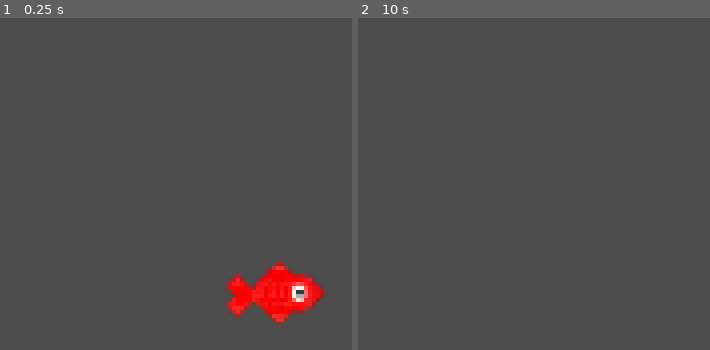
Above: before the commit, frames 1-2 (left to right).
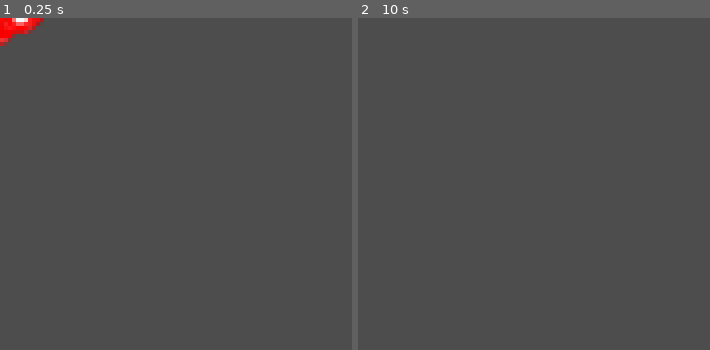
Above: after the commit, the same moments.

Repository: manspider-thatdev/fishing-game
Game: Godot game, scene res://scenes/fish.tscn
Same seed, same stepped clock (60 frames per second), same inputs: the game is played once before the commit and once after it. This scene is started directly instead of the project's main scene.
Inputs:
- Up to frame 1 (0.25 s): no input
- Up to frame 2 (10 s): tap Enter at 0.5, 2, 3.5 s; hold D (right) 0.53-1.28 s; hold Space (space) 0.53-1.28 s; hold S (down) 1.28-2.03 s; tap Space (space) every 1.5 s from 1.35 to 8.85 s; hold D (right) 2.03-2.78 s; hold Space (space) 2.03-2.78 s; hold W (up) 2.78-3.53 s; hold Space (space) 3.53-4.28 s; hold A (left) 3.53-5.03 s; hold S (down) 5.03-5.78 s; hold Space (space) 5.03-5.78 s; hold D (right) 5.78-6.53 s; hold W (up) 6.53-7.28 s; hold Space (space) 6.53-7.28 s; hold D (right) 7.28-8.03 s; hold S (down) 8.03-8.78 s; hold Space (space) 8.03-8.78 s; hold A (left) 8.78-9.53 s; hold W (up) from 9.53 s (still down); hold Space (space) from 9.53 s (still down)

The runs differ from the first frame. In frame 1, 3.7% of the frame differs, in the area x 0-93%, y 0-93%; in frame 2, nothing differs.

Commit message:
Safety Commit

Diff:
--- a/scenes/fish.tscn
+++ b/scenes/fish.tscn
@@ -7,7 +7,6 @@
 radius = 17.0294
 
 [node name="Fish" type="Area2D"]
-position = Vector2(100, 100)
 script = ExtResource("1_i6n2h")
 
 [node name="Sprite2D" type="Sprite2D" parent="."]
--- a/scripts/fish.gd
+++ b/scripts/fish.gd
@@ -15,7 +15,6 @@
 	pass
 
 
-
 func _on_lifespan_t_timeout() -> void:
 	queue_free()
 	print("Fish go bye-bye!")
